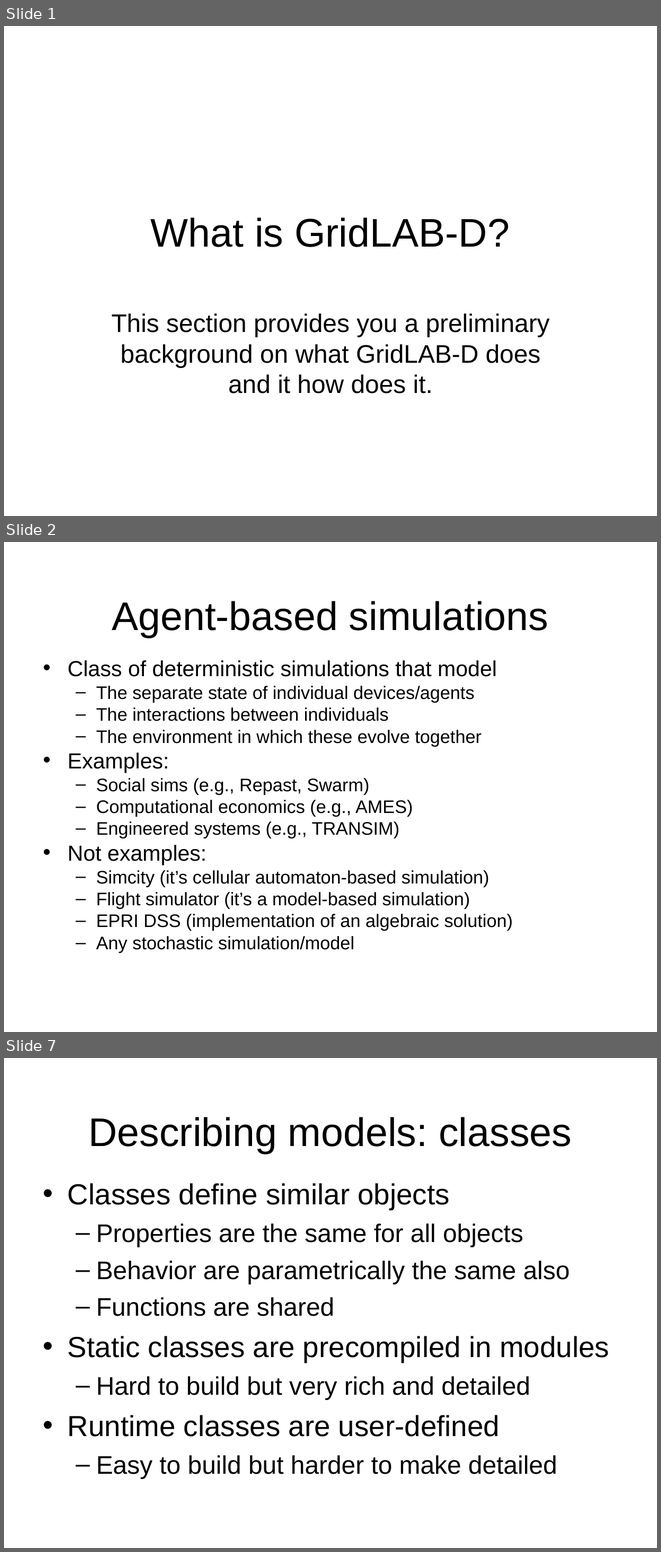
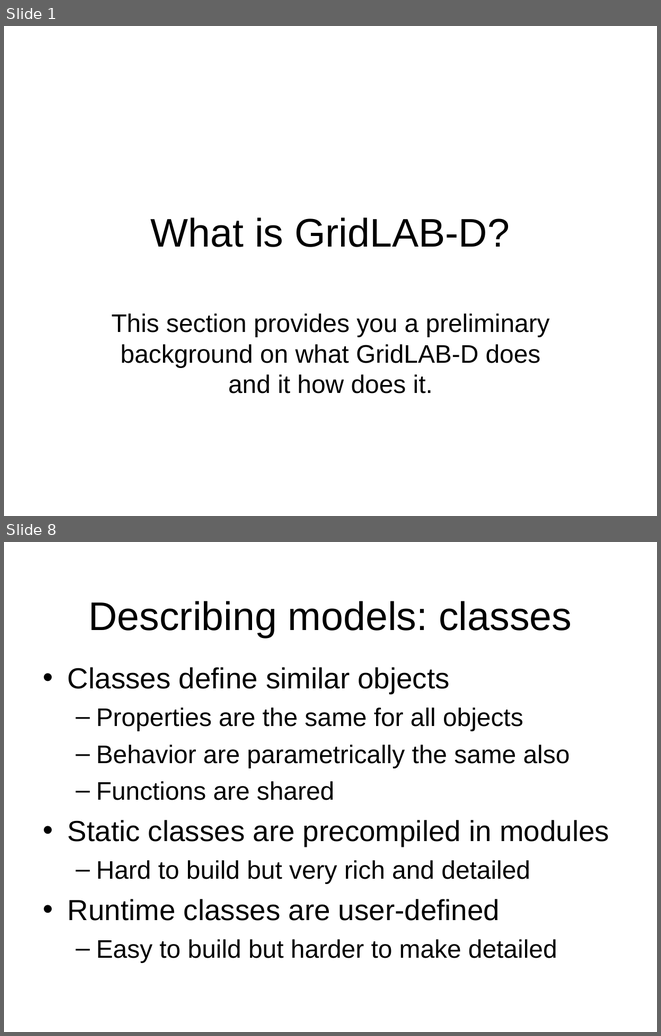
Before and after one commit to gridlab-d/course, a slide deck: 1.1 - What is GridLAB-D.pps. Shown one above the other, each under a label of ours: slides 1, 2 and 7 before the commit, slides 1 and 8 after it; the slides between them are not shown. The pictures are 661x1552 and 661x1036 pixels, drawn with LibreOffice and Linux fonts; fonts in the diff are those of the drawing; background and template pictures are left out. Boxes give left, top, right and bottom in pixels: in the first picture for what was removed or moved away, otherwise in the second. Text is boxed around its words. In the diff, an @@ line names an element or a change of style, - is before the commit and + after.

```diff
--- a/1.1 - What is GridLAB-D.pps
+++ b/1.1 - What is GridLAB-D.pps
@@ slide 2 removed at <box>4,542,657,1032</box>, background picture (left out) @@
@@ title removed at <box>112,601,548,637</box> @@
-Agent-based simulations
@@ text removed at <box>68,660,513,952</box> @@
-• Class of deterministic simulations that model
-  – The separate state of individual devices/agents
-  – The interactions between individuals
-  – The environment in which these evolve together
-• Examples:
-  – Social sims (e.g., Repast, Swarm)
-  – Computational economics (e.g., AMES)
-  – Engineered systems (e.g., TRANSIM)
-• Not examples:
-  – Simcity (it’s cellular automaton-based simulation)
-  – Flight simulator (it’s a model-based simulation)
-  – EPRI DSS (implementation of an algebraic solution)
-  – Any stochastic simulation/model
@@ what was slide 7 is now slide 8 @@
```
Also in this commit, not shown: 3 slides changed, 8 slides added, 4 other slides removed.
